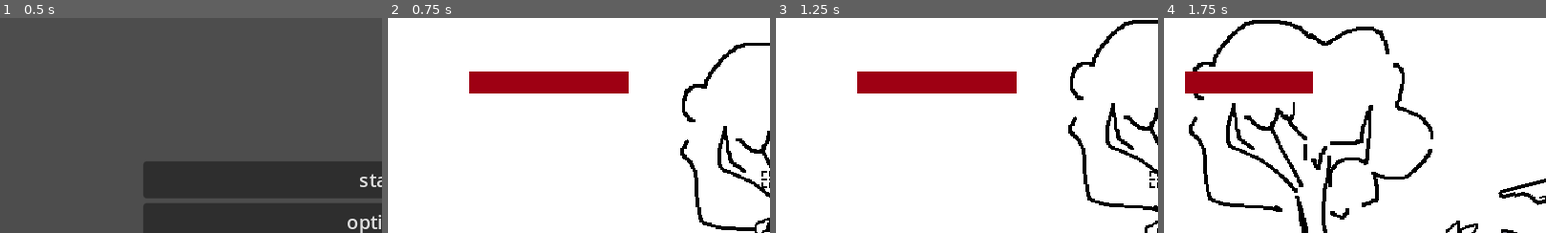
Above: before the commit, frames 1-4 (left to right).
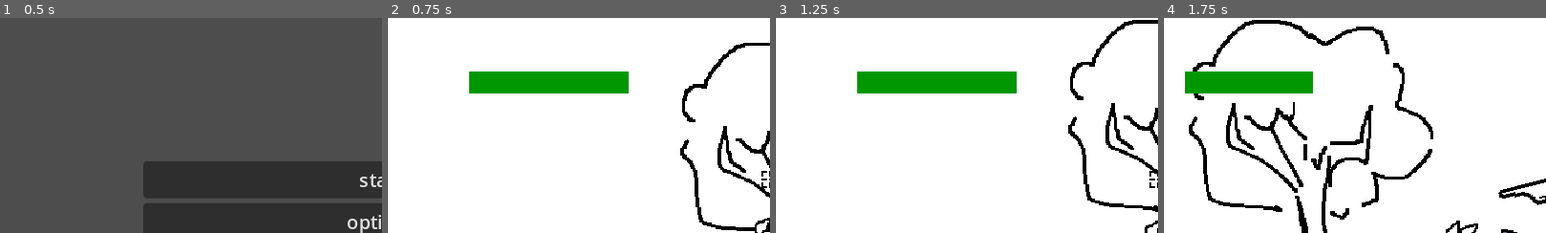
Above: after the commit, the same moments.

Repository: SZH217/game2
Game: Godot game, scene res://assets/scenes/main.tscn
Two runs of this game, one before a commit and one after it. Both use one fixed random seed, a clock stepped at 60 frames per second and the inputs below. The engine's default icon, where the game draws it, is replaced by a stand-in: a white triangle on a blue panel in a dark square. Sound files missing from this copy of the repository are replaced by a short silence.
Inputs (mouse positions are % of the whole screen's width and height, from its top left):
- Up to frame 1 (0.5 s): no input
- Up to frame 2 (0.75 s): click "start" at 0.5 s
- Up to frame 3 (1.25 s): no input
- Up to frame 4 (1.75 s): move the mouse to (72, 45) at 1.27 s; hold D (right) from 1.28 s (still down); click (72, 45) at 1.35 s
The pictures show only the part of the screen within x 0-50%, y 0-50%; the shares and areas given below are measured in that part.

Frame 1 is identical in both runs. In frame 2, 4.3% of the frame differs, in the area x 21-63%, y 24-36%; in frame 3, 4.3%; in frame 4, 3.4%.

Commit message:
AAAAAAAAA

Diff:
--- a/assets/player/player.tscn
+++ b/assets/player/player.tscn
@@ -8,8 +8,6 @@
 [ext_resource type="AudioStream" uid="uid://b21ih43j4y23u" path="res://assets/sounds/jump.wav" id="5_n1sdx"]
 [ext_resource type="AudioStream" uid="uid://btkeau86py4wo" path="res://assets/sounds/attack.wav" id="6_nt8p0"]
 [ext_resource type="PackedScene" uid="uid://7socxwkha3rh" path="res://assets/scenes/pause.tscn" id="8_507ha"]
-
-[sub_resource type="Texture2DRD" id="Texture2DRD_5ma3b"]
 
 [sub_resource type="ShaderMaterial" id="ShaderMaterial_5lit8"]
 shader = ExtResource("1_467ms")
@@ -359,33 +357,35 @@
 "wall_nr": SubResource("Animation_r7uvq")
 }
 
+[sub_resource type="CanvasTexture" id="CanvasTexture_ds7ol"]
+
 [node name="player" type="CharacterBody2D" groups=["hand_return"]]
 script = ExtResource("1_8k20g")
 ability_picker_scene = ExtResource("2_o5cc4")
 
+[node name="sprite" type="Sprite2D" parent="."]
+material = SubResource("ShaderMaterial_5lit8")
+texture = ExtResource("2_cisvq")
+region_enabled = true
+region_rect = Rect2(256, 256, 128, 128)
+
+[node name="colision" type="CollisionShape2D" parent="."]
+position = Vector2(0, 3.135)
+shape = SubResource("CapsuleShape2D_ojrgj")
+
+[node name="anim" type="AnimationPlayer" parent="."]
+libraries = {
+"": SubResource("AnimationLibrary_58u32")
+}
+
 [node name="hpBar" type="TextureRect" parent="."]
-modulate = Color(0.62, 0.0744, 0.0744, 1)
+modulate = Color(0, 0.592157, 0, 1)
 custom_minimum_size = Vector2(0, 17.6)
 offset_left = -252.0
 offset_top = -155.0
 offset_right = -118.0
 offset_bottom = -137.0
-texture = SubResource("Texture2DRD_5ma3b")
-
-[node name="sprite" type="Sprite2D" parent="."]
-material = SubResource("ShaderMaterial_5lit8")
-texture = ExtResource("2_cisvq")
-region_enabled = true
-region_rect = Rect2(256, 256, 128, 128)
-
-[node name="colision" type="CollisionShape2D" parent="."]
-position = Vector2(0, 3.135)
-shape = SubResource("CapsuleShape2D_ojrgj")
-
-[node name="anim" type="AnimationPlayer" parent="."]
-libraries = {
-"": SubResource("AnimationLibrary_58u32")
-}
+texture = SubResource("CanvasTexture_ds7ol")
 
 [node name="camera" type="Camera2D" parent="."]
 offset = Vector2(0, -20)
--- a/assets/scenes/jukebox.gd
+++ b/assets/scenes/jukebox.gd
@@ -37,11 +37,11 @@
 	else:
 		print("Player node is successfully assigned!")
 
-func _process(delta):
+func _process(_delta):
 	if player != null:
 		is_nearby = player.position.distance_to(position) <= detection_range
 
-func _input(event):
+func _input(_event):
 	if is_nearby and Input.is_action_just_pressed("interact"):
 		toggle_music()
 
--- a/assets/scripts/enemy.gd
+++ b/assets/scripts/enemy.gd
@@ -11,7 +11,7 @@
 @onready var spark: Node2D = $spark
 @onready var sparkanim: AnimationPlayer = $spark/AnimationPlayer
 
-@export var hp = 100
+@export var hp = 1
 
 var backspeed = 5
 var maxbackspeed = 100
